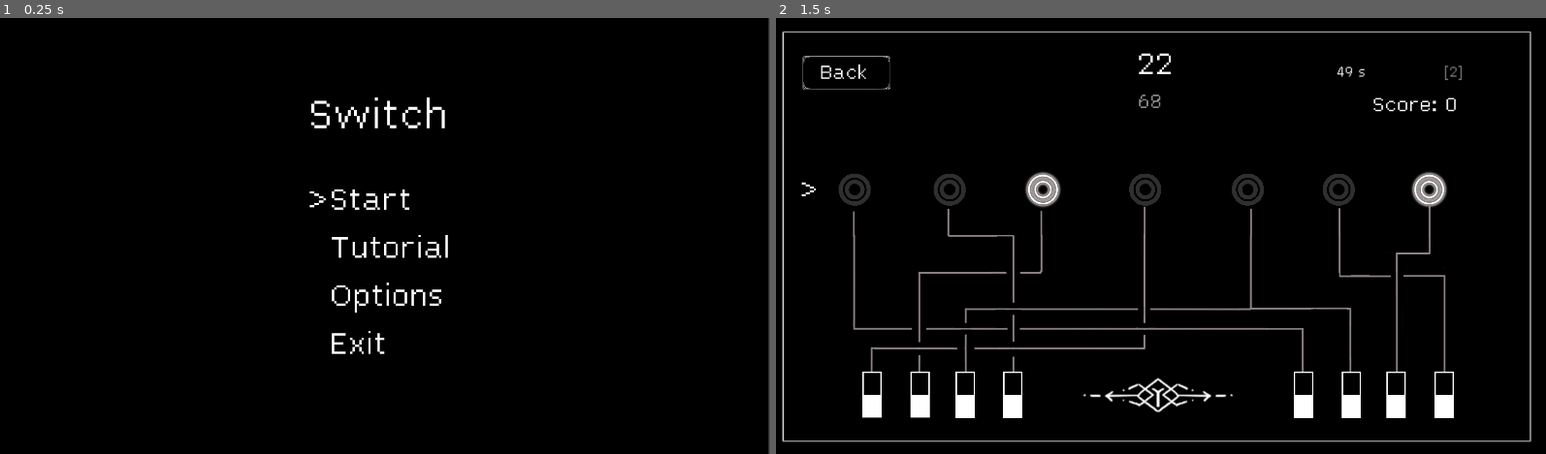
Above: before the commit, frames 1-2 (left to right).
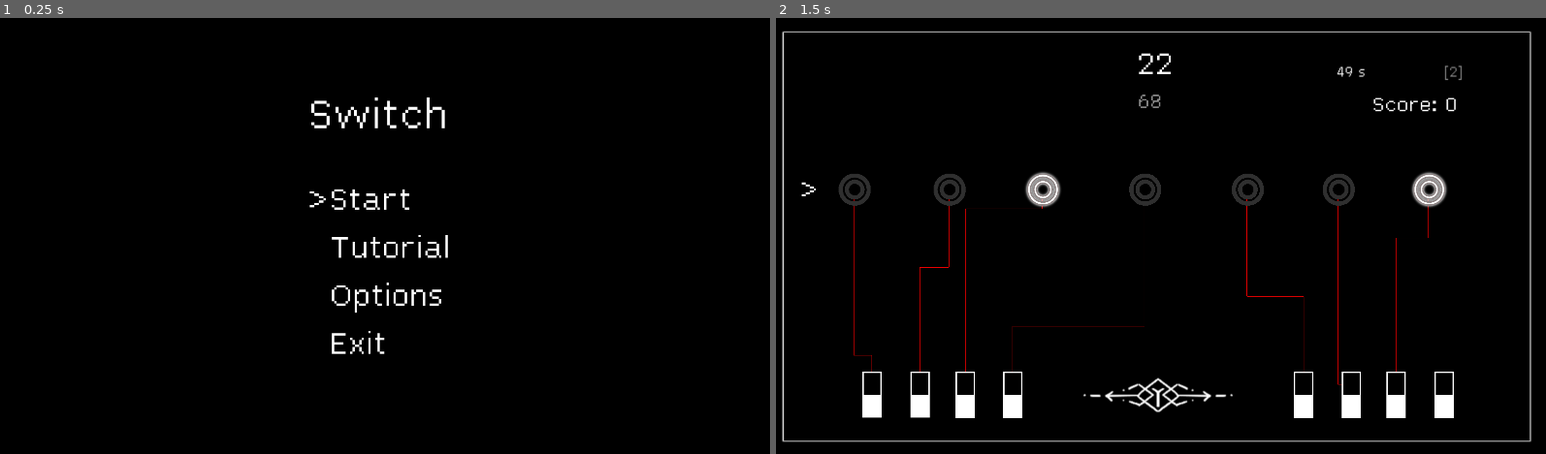
Above: after the commit, the same moments.

Repository: DragonCat4012/Switch
Game: Godot game, scene res://Scenes/menu.tscn
The game is run twice, just before and just after one commit, with the same random seed, the same clock (stepped at 60 frames per second) and the same inputs.
Inputs (mouse positions are in pixels of both pictures, inside the frame that each line leads up to):
- Up to frame 1 (0.25 s): no input
- Up to frame 2 (1.5 s): tap Enter (ui_accept) at 0.5, 0.77 s; move the mouse to (1330, 214) at 0.52 s; hold Right (ui_right) 0.53-1.28 s; click (1330, 214) at 0.67 s; move the mouse to (999, 257) at 1.27 s; hold Down (ui_down) from 1.28 s (still down)

The runs differ from the first frame. In frame 1, 0.3% of the frame differs, in the area x 99-100%, y 0-100%; in frame 2, 2.0%, in the area x 3-88%, y 8-85%.

Commit message:
add line visuals

Diff:
--- a/Scenes/game.gd
+++ b/Scenes/game.gd
@@ -13,6 +13,15 @@
 @onready var lamp5 = $"MarginContainer/Lamp 5"
 @onready var lamp6 = $"MarginContainer/Lamp 6"
 @onready var lamp7 = $"MarginContainer/Lamp 7"
+
+@onready var switch1 = $"MarginContainer/Switch 1"
+@onready var switch2 = $"MarginContainer/Switch 2"
+@onready var switch3 = $"MarginContainer/Switch 3"
+@onready var switch4 = $"MarginContainer/Switch 4"
+@onready var switch5 = $"MarginContainer/Switch 5"
+@onready var switch6 = $"MarginContainer/Switch 6"
+@onready var switch7 = $"MarginContainer/Switch 7"
+@onready var switch8 = $"MarginContainer/Switch 8"
 
 @onready var numberLabel = $CenterContainer/VBoxContainer/NumberLabel
 @onready var numberPreviewLabel = $CenterContainer/VBoxContainer/NumberPreview
@@ -233,7 +242,30 @@
 
 func createWires():
 	var arr = wireHandler.createMapping()
+	var from = Vector2(20,20)
+	var to = Vector2(1190, 1190)
+	var color = Color(1,0,0,1)
+	var minDiff = 25
 	print(arr)
+
+	var switches = [switch1, switch2, switch3, switch4, switch5, switch6, switch7, switch8]
+	var lamps = [lamp1, lamp2, lamp3, lamp4, lamp5, lamp6, lamp7]
+	var levelDistances = (switch1.position.y - minDiff - lamp1.position.y + minDiff) / lamps.size()
+
+	for w in arr:
+		# line form above
+		var lamp_y: int = int(snapped(lamps[w.lamp-1].position.y + (w.level * levelDistances), 1))#- minDiff
+		draw_line(lamps[w.lamp-1].position + Vector2(0, minDiff), Vector2(lamps[w.lamp-1].position.x, lamp_y)- Vector2(0, minDiff)  ,color)
+
+		# line below
+		var switch_y: int = int(snapped(switches[w.lamp-1].position.y - ((lamps.size() -w.level) * levelDistances), 1))#+ minDiff
+		draw_line(switches[w.lamp-1].position + Vector2(0, minDiff), Vector2(switches[w.lamp-1].position.x, switch_y)- Vector2(0, minDiff) ,color)
+
+	 	# horizontal line
+		draw_line(Vector2(switches[w.lamp-1].position.x, lamp_y) - Vector2(0, minDiff), Vector2(lamps[w.lamp-1].position.x, lamp_y) - Vector2(0, minDiff),color)
+
+func _draw():
+	createWires()
 
 # Timer
 func resetTimer():
--- a/Scenes/game.tscn
+++ b/Scenes/game.tscn
@@ -16,6 +16,7 @@
 script = ExtResource("1_67put")
 
 [node name="ColorRect" type="ColorRect" parent="."]
+visible = false
 offset_right = 1920.0
 offset_bottom = 1080.0
 color = Color(0, 0, 0, 1)
@@ -71,6 +72,7 @@
 offset_bottom = 1080.0
 
 [node name="Map" type="Sprite2D" parent="MarginContainer"]
+visible = false
 position = Vector2(960, 540)
 texture = ExtResource("3_lyxkw")
 
--- a/Wire.gd
+++ b/Wire.gd
@@ -51,4 +51,4 @@
 		self.level = level
 
 	func _to_string():
-		return "(" + str(lamp) + ", " + str(switch) + "): " +str(level)
+		return "(l: " + str(lamp) + ", s: " + str(switch) + ") l: " +str(level)
--- a/project.godot
+++ b/project.godot
@@ -32,3 +32,4 @@
 
 renderer/rendering_method="mobile"
 textures/vram_compression/import_etc2_astc=true
+environment/defaults/default_clear_color=Color(0, 0, 0, 1)
